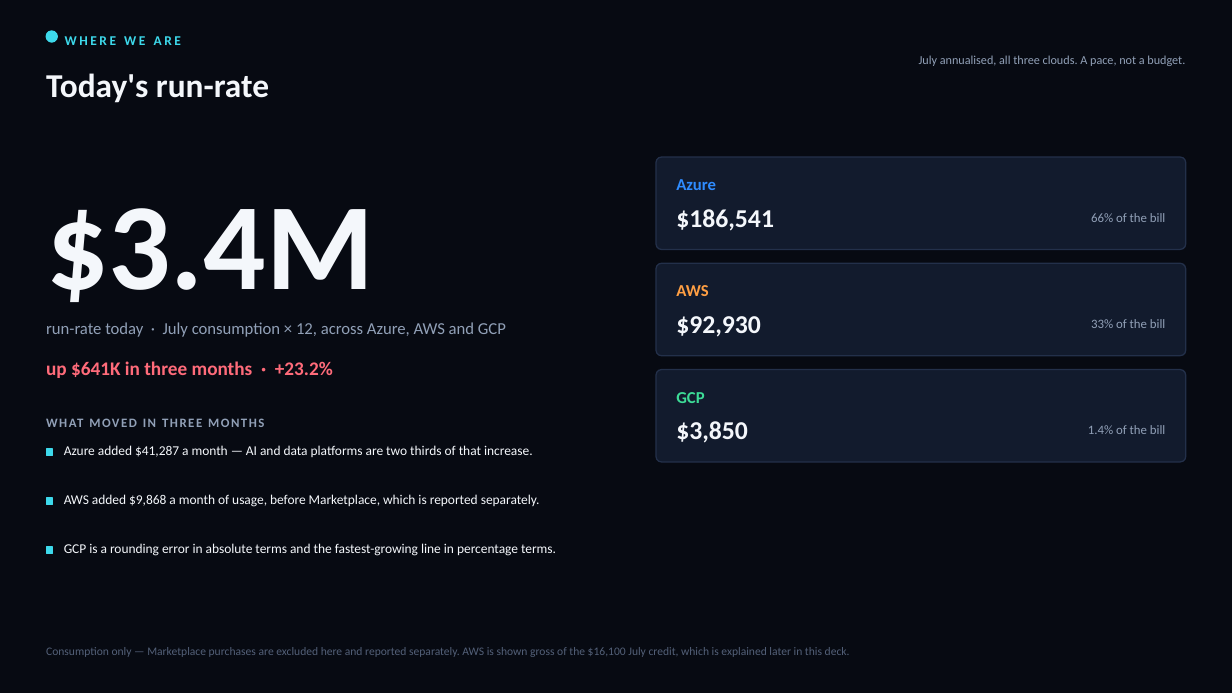
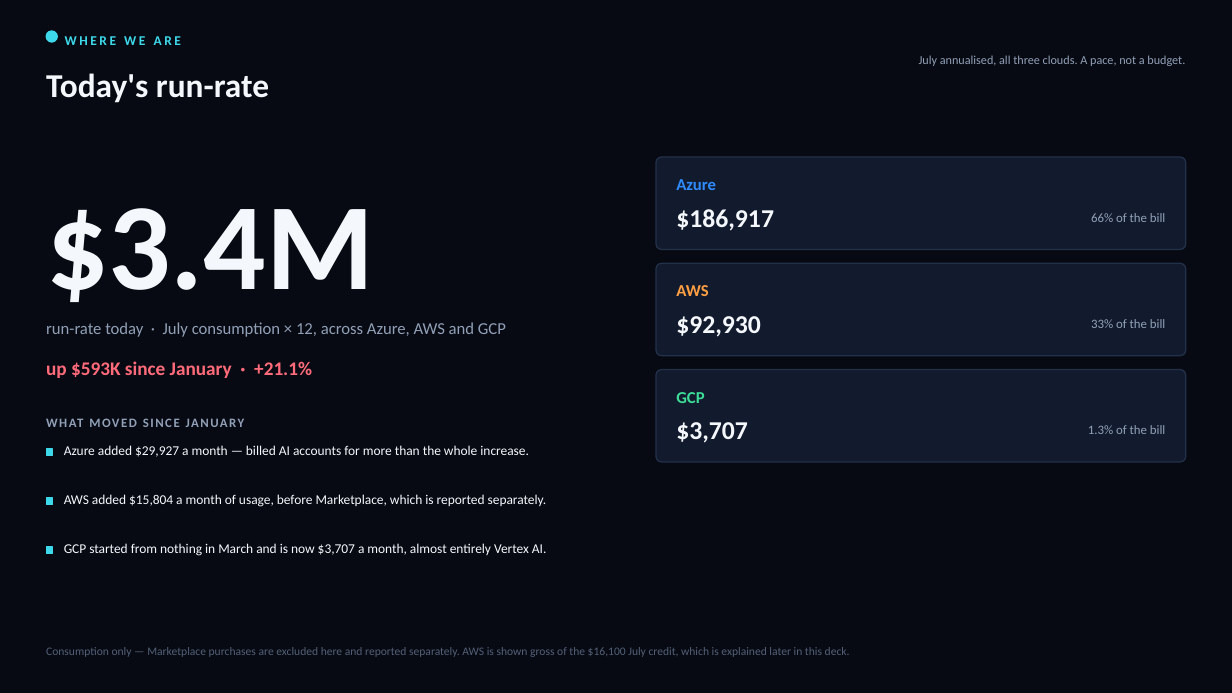
Before and after one commit to arielga5-code/Finops, a slide deck: slide 2 of deck/Harel_Cloud_Cost_CIO_v34.pptx. Drawn at 1232x693 pixels with LibreOffice and Linux fonts; fonts in the diff are those of the drawing. Boxes give left, top, right and bottom in pixels: in the first picture for what was removed or moved away, otherwise in the second. Text is boxed around its words. In the diff, an @@ line names an element or a change of style, - is before the commit and + after.

```diff
--- a/deck/Harel_Cloud_Cost_CIO_v34.pptx
+++ b/deck/Harel_Cloud_Cost_CIO_v34.pptx
@@ text at (676, 209, 774, 231): text changed @@
-$186,541
+$186,917
@@ text at (46, 361, 312, 378): text changed @@
-up $641K in three months · +23.2%
+up $593K since January · +21.1%
@@ text at (46, 411, 619, 433): text changed @@
-WHAT MOVED IN THREE MONTHS
+WHAT MOVED SINCE JANUARY
@@ text at (64, 445, 529, 457): text changed @@
-Azure added $41,287 a month — AI and data platforms are two thirds of that increase.
+Azure added $29,927 a month — billed AI accounts for more than the whole increase.
@@ text at (676, 422, 748, 443): text changed @@
-$3,850
+$3,707
@@ text at (1088, 425, 1166, 434): text changed @@
-1.4% of the bill
+1.3% of the bill
@@ text at (64, 494, 547, 507): text changed @@
-AWS added $9,868 a month of usage, before Marketplace, which is reported separately.
+AWS added $15,804 a month of usage, before Marketplace, which is reported separately.
@@ text at (64, 543, 546, 556): text changed @@
-GCP is a rounding error in absolute terms and the fastest-growing line in percentage terms.
+GCP started from nothing in March and is now $3,707 a month, almost entirely Vertex AI.
```
Also in this commit, not shown: 20 other slides changed, 1 slide removed, 2 other files.
